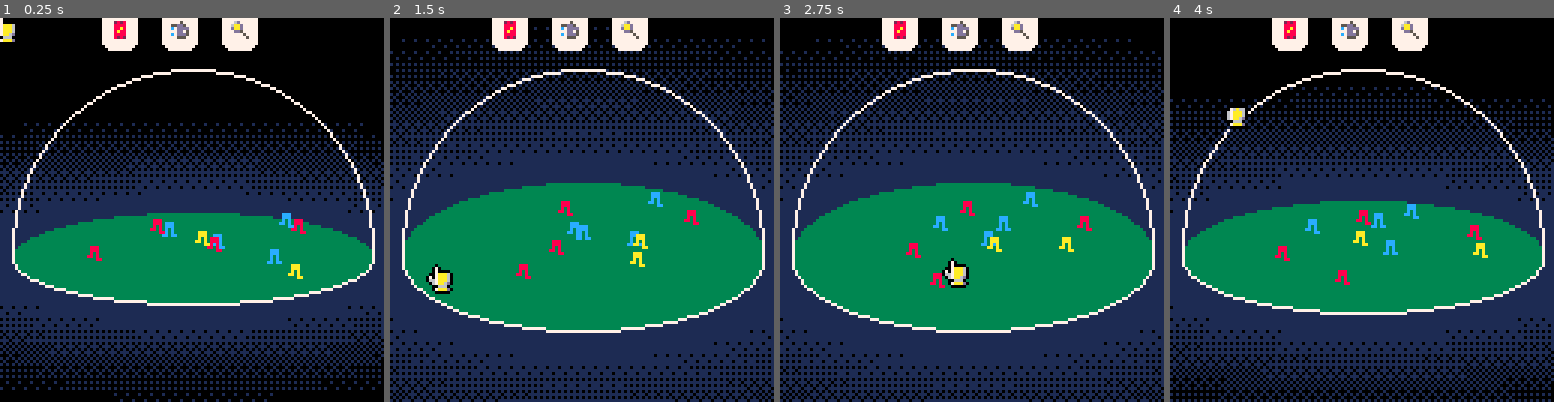
Above: before the commit, frames 1-4 (left to right).
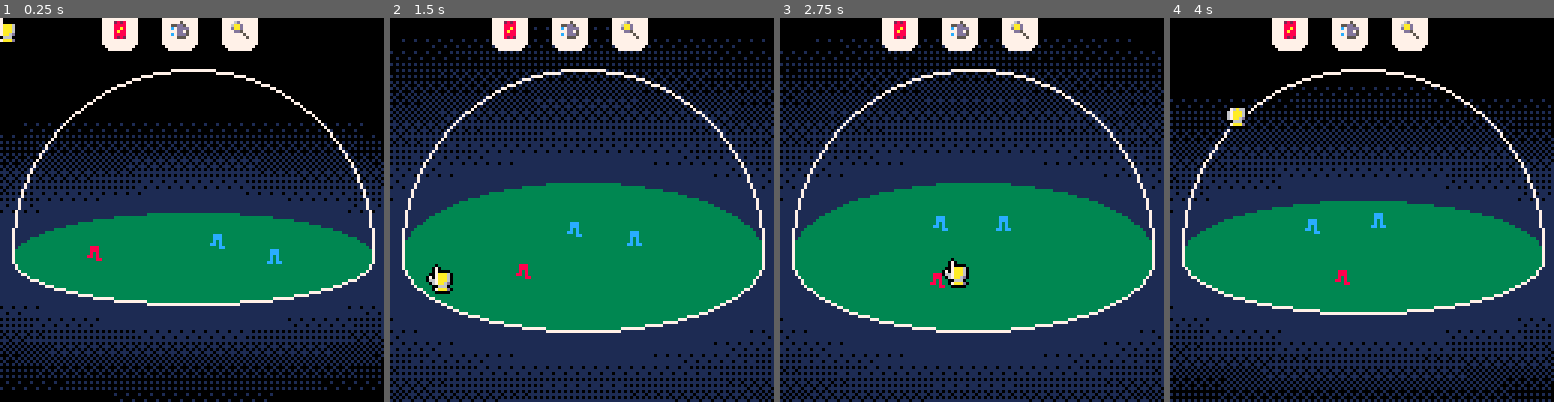
Above: after the commit, the same moments.

Repository: samuelhpratt/ggj2025
Game: PICO-8 cartridge game.p8
Two runs of this game, one before a commit and one after it. Both use one fixed random seed, a clock stepped at 60 frames per second and the inputs below.
Inputs (mouse positions are in pixels of both pictures, inside the frame that each line leads up to):
- Up to frame 1 (0.25 s): no input
- Up to frame 2 (1.5 s): click (670, 121) at 0.67 s; click (436, 267) at 1.22 s
- Up to frame 3 (2.75 s): click (887, 114) at 1.77 s; click (952, 259) at 2.32 s
- Up to frame 4 (4 s): click (1404, 106) at 2.87 s; click (1465, 256) at 3.42 s; click (1231, 102) at 3.97 s

The runs differ from the first frame. In frame 1, 0.6% of the frame differs, in the area x 39-80%, y 50-68%; in frame 2, 0.6%; in frame 3, 0.5%; in frame 4, 0.6%.

Commit message:
state based movement, have a state for collecting food & a state for idling, both work

Diff:
--- /dev/null
+++ b/debugLines.lua
@@ -0,0 +1,18 @@
+--basic debug lines
+lines = {}
+
+function debugLine(a, b, c, d)
+    add(lines,{x0=a,y0=b,x1=c,y1=d})
+end
+
+function drawLines()
+    if #lines > 0 then
+        for l in all(lines) do
+            --based off the perspective code in objects.lua
+            --return 64 + self.x, domeY + self.y * domeAngle - self.z * (1 - domeAngle)
+            line(64 + l.x0, domeY + l.y0 * domeAngle, 64 + l.x1, domeY + l.y1 * domeAngle, 8)
+            --line(64 + l.x0, domeY + l.y0, 64 + l.x1, domeY + l.y1, 8)
+        end
+    end
+    lines = {}
+end
--- a/game.p8
+++ b/game.p8
@@ -2,6 +2,7 @@
 version 42
 __lua__
 -- ggj 2025 - bubble!
+#include debugLines.lua
 #include logs.lua
 #include main.lua
 #include dome.lua
--- a/main.lua
+++ b/main.lua
@@ -19,6 +19,7 @@
     pal()
     spr(mouseSprite, mouseX-2, mouseY)
     draw_logs()
+    drawLines()
 end
 
 function _update()
--- a/objects.lua
+++ b/objects.lua
@@ -77,12 +77,6 @@
         return 64 + self.x, domeY + self.y * domeAngle - self.z * (1 - domeAngle)
     end
 
-    object.distanceToObject = function(self, object)
-        local dx = self.x - object.x
-        local dy = self.y - object.y
-        return sqrt(dx ^ 2 + dy ^ 2)
-    end
-
     add(objects, object)
     return object
 end
--- a/people.lua
+++ b/people.lua
@@ -1,23 +1,21 @@
-nPeople = 10
-peopleSpeed = 5
-
+nPeople = 3
 
 
 --above the spawnPerson function so can be used
-    function newWaypoint(person)
-        --return waypoint for you to save
-        --doing this way so this function can be used at person init
-        local waypoint = generateWaypoint()
-        while not withinDomeFootprint(waypoint.x, waypoint.y) do
-            waypoint = generateWaypoint()
-        end
-
-        person.waypoint = waypoint
+function newWaypoint(person)
+    --return waypoint for you to save
+    --doing this way so this function can be used at person init
+    local waypoint = generateWaypoint()
+    while not withinDomeFootprint(waypoint.x, waypoint.y) do
+        waypoint = generateWaypoint()
     end
 
-    function generateWaypoint()
-        return {x=flr(rnd(domeRadius*2)) - domeRadius, y=flr(rnd(domeRadius*2)) - domeRadius}
-    end
+    person.waypoint = waypoint
+end
+
+function generateWaypoint()
+    return {x=flr(rnd(domeRadius*2)) - domeRadius, y=flr(rnd(domeRadius*2)) - domeRadius}
+end
 
 
 function spawnPerson(x, y, z)
@@ -37,8 +35,7 @@
 
     function person.update(self)
         -- add person-specific update logic here
-        --randomMove(self)
-        weightedMove(self)
+        stateBasedMove(self)
 
         self:updatePhysics()
     end
@@ -62,7 +59,31 @@
 end
 
 
-function weightedMove(person)
+
+
+function stateBasedMove(person)
+
+--[[
+states
+* idle
+* getfood
+* runfromfire
+* rejoiceinrain
+]]
+
+--getfood
+--getFood(person)
+
+--idle
+idle(person)
+
+
+
+end
+
+
+
+function getFood(person)
 
     --food
     local closestFood = {x=999, y=999}
@@ -81,38 +102,65 @@
         end
     end
 
-    --idle waypoints
-    if distanceToPoint(person, person.waypoint) < 3 then
-        newWaypoint(person)
-        --log("new waypoint")
-    end
-
-
-
-    --forces
-
     if foodExists then
         foodForcePower = 0.01
     else
         foodForcePower = 0
     end
 
-    waypointForcePower = 0.01
+    local fx = (person.x - closestFood.x) * foodForcePower
+    local fy = (person.y - closestFood.y) * foodForcePower
+
+    person.dx = -fx
+    person.dy = -fy
+end
+
+function idle(person)
+
+    local waypointForcePower = 0.01
+
+    if distanceToPoint(person, person.waypoint) < 3 then
+        newWaypoint(person)
+    end
+
+    local fx = (person.x - person.waypoint.x) * waypointForcePower
+    local fy = (person.y - person.waypoint.y) * waypointForcePower
+
+    person.dx = -fx
+    person.dy = -fy
+end
 
 
-    local wfx = (person.x - person.waypoint.x) * waypointForcePower
-    local wfy = (person.y - person.waypoint.y) * waypointForcePower
+
+
+
+
+--below is archive for future use
+
+--keeping this code, because the Unit lets them move at a constant rate instead of speeding up / slowing down
+function unitMove(person)
+    local mag = sqrt(fx^2 + fy^2)
+    local fxUnit = fx / mag
+    local fyUnit = fy / mag
+
+    local unitMag = sqrt(fxUnit^2 + fyUnit^2)
+
+    local lineScale = 1.5
+    --log(fxUnit.."  "..fyUnit.."  "..unitMag)
+    debugLine(person.x, person.y, (person.x + fxUnit)*lineScale, (person.y + fyUnit)*lineScale)
+
+    local fxFinal = fxUnit * peopleSpeed
+    local fyFinal = fyUnit * peopleSpeed
 
     --local finalForce = {(person.x - closestFood.x) * foodForcePower, (person.y - closestFood.y) * foodForcePower}
     -- negative means they will run towards, positive means they will run away.
-    person.dx = -wfx
-    person.dy = -wfy
-
-
+    person.dx = fxFinal
+    person.dy = fyFinal
 end
 
-function randomMove(object)
+--possibly will use for angry state
+function randomMove(person)
     -- random numbers: -1 to 1 scaled by speed
-    object.dx = (rnd(2) - 1) * peopleSpeed
-    object.dy = (rnd(2) - 1) * peopleSpeed
+    person.dx = (rnd(2) - 1) * peopleSpeed
+    person.dy = (rnd(2) - 1) * peopleSpeed
 end
